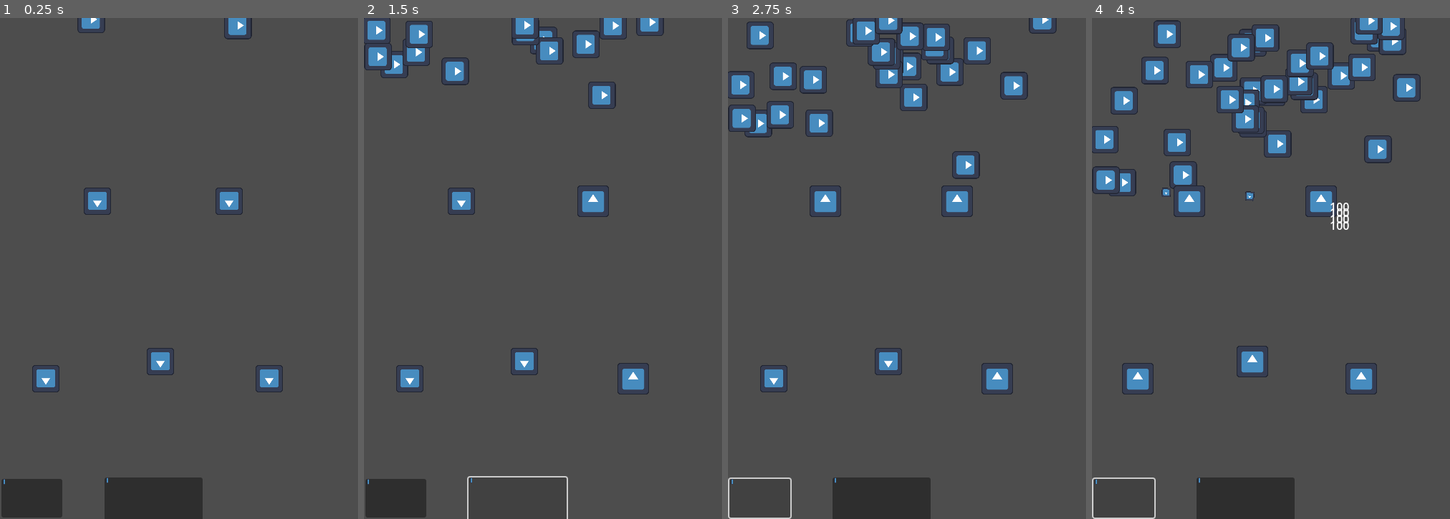
Above: before the commit, frames 1-4 (left to right).
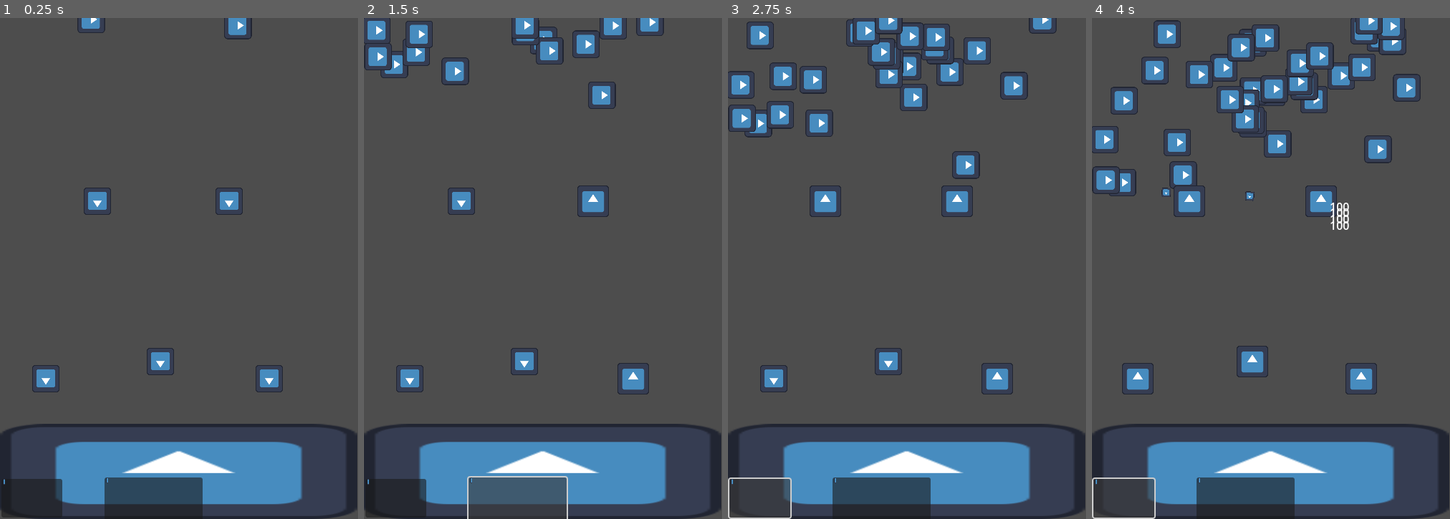
Above: after the commit, the same moments.

Repository: Chet-afk/tower-def
Game: Godot game, scene res://main.tscn
Same seed, same stepped clock (60 frames per second), same inputs: the game is played once before the commit and once after it. The engine's default icon, where the game draws it, is replaced by a stand-in: a white triangle on a blue panel in a dark square.
Inputs (mouse positions are in pixels of both pictures, inside the frame that each line leads up to):
- Up to frame 1 (0.25 s): no input
- Up to frame 2 (1.5 s): click (396, 498) at 0.5 s; click (517, 498) at 1.25 s
- Up to frame 3 (2.75 s): click (760, 498) at 2 s
- Up to frame 4 (4 s): click (1245, 498) at 2.75 s; click (1124, 498) at 3.5 s

The runs differ from the first frame. In frame 1, 11% of the frame differs, in the area x 0-100%, y 81-100%; in frame 2, 10%; in frame 3, 10%; in frame 4, 10%.

Commit message:
Created a wall that can be destroyed as a lose con

Diff:
--- a/tower_def/Units/enemy.gd
+++ b/tower_def/Units/enemy.gd
@@ -19,6 +19,9 @@
 	move_and_slide()
 	if hp <= 0:
 		queue_free()
+
+	if get_slide_collision_count() and $AttackTimer.is_stopped():
+		$AttackTimer.start()
 
 
 func _on_hitbox_body_entered(body: base_attack):
@@ -46,3 +49,10 @@
 
 func _on_visible_on_screen_notifier_2d_screen_entered():
 	active = true
+
+
+func _on_attack_timer_timeout():
+	# Can assume theres only one collision, since this should only activate
+	# when at the wall
+	var target = get_slide_collision(0).get_collider()
+	target.take_damage(atk)
--- a/tower_def/Units/enemy.tscn
+++ b/tower_def/Units/enemy.tscn
@@ -11,7 +11,7 @@
 
 [node name="Enemy" type="CharacterBody2D"]
 collision_layer = 2
-collision_mask = 0
+collision_mask = 4
 motion_mode = 1
 script = ExtResource("1_4l2bb")
 
@@ -32,6 +32,10 @@
 
 [node name="VisibleOnScreenNotifier2D" type="VisibleOnScreenNotifier2D" parent="."]
 
+[node name="AttackTimer" type="Timer" parent="."]
+wait_time = 0.5
+
 [connection signal="body_entered" from="Hitbox" to="." method="_on_hitbox_body_entered"]
 [connection signal="screen_entered" from="VisibleOnScreenNotifier2D" to="." method="_on_visible_on_screen_notifier_2d_screen_entered"]
 [connection signal="screen_exited" from="VisibleOnScreenNotifier2D" to="." method="_on_visible_on_screen_notifier_2d_screen_exited"]
+[connection signal="timeout" from="AttackTimer" to="." method="_on_attack_timer_timeout"]
--- /dev/null
+++ b/tower_def/Units/wall.gd
@@ -0,0 +1,13 @@
+extends StaticBody2D
+
+var hp: int
+
+
+func _init():
+	hp = 1000
+
+func take_damage(dmg: int):
+	hp -= dmg
+	if hp <= 0:
+		# Pause the game
+		get_tree().paused = true
--- /dev/null
+++ b/tower_def/Units/wall.tscn
@@ -0,0 +1,22 @@
+[gd_scene load_steps=4 format=3 uid="uid://dxqdruar561jy"]
+
+[ext_resource type="Texture2D" uid="uid://ci5bdk1igpd3" path="res://Sprites/icon.svg" id="1_6nph5"]
+[ext_resource type="Script" path="res://Units/wall.gd" id="1_dgjfy"]
+
+[sub_resource type="RectangleShape2D" id="RectangleShape2D_ja6vu"]
+size = Vector2(499, 133)
+
+[node name="Wall" type="StaticBody2D"]
+position = Vector2(148, 33)
+collision_layer = 2
+collision_mask = 0
+script = ExtResource("1_dgjfy")
+
+[node name="Sprite2D" type="Sprite2D" parent="."]
+position = Vector2(102.5, 34.75)
+scale = Vector2(3.89844, 1.03516)
+texture = ExtResource("1_6nph5")
+
+[node name="CollisionShape2D" type="CollisionShape2D" parent="."]
+position = Vector2(103.5, 34.5)
+shape = SubResource("RectangleShape2D_ja6vu")
--- a/tower_def/main.tscn
+++ b/tower_def/main.tscn
@@ -8,6 +8,7 @@
 [ext_resource type="PackedScene" uid="uid://bkvuyohk73tvt" path="res://Units/knight.tscn" id="6_13h1d"]
 [ext_resource type="PackedScene" uid="uid://xrny1aifnp5e" path="res://Units/archer.tscn" id="7_wx8vu"]
 [ext_resource type="PackedScene" uid="uid://dwtnm6judx145" path="res://Units/trash.tscn" id="8_i8y2a"]
+[ext_resource type="PackedScene" uid="uid://dxqdruar561jy" path="res://Units/wall.tscn" id="9_w8n04"]
 
 [sub_resource type="Curve2D" id="Curve2D_1kf2a"]
 _data = {
@@ -21,6 +22,10 @@
 
 [node name="Menu" parent="." instance=ExtResource("1_uuig7")]
 visible = false
+
+[node name="Wall" parent="." instance=ExtResource("9_w8n04")]
+position = Vector2(147, 599)
+collision_layer = 4
 
 [node name="Trash" parent="." instance=ExtResource("8_i8y2a")]
 visible = false
Not shown: 1 places in tower_def/main.tscn that only renumber resources
